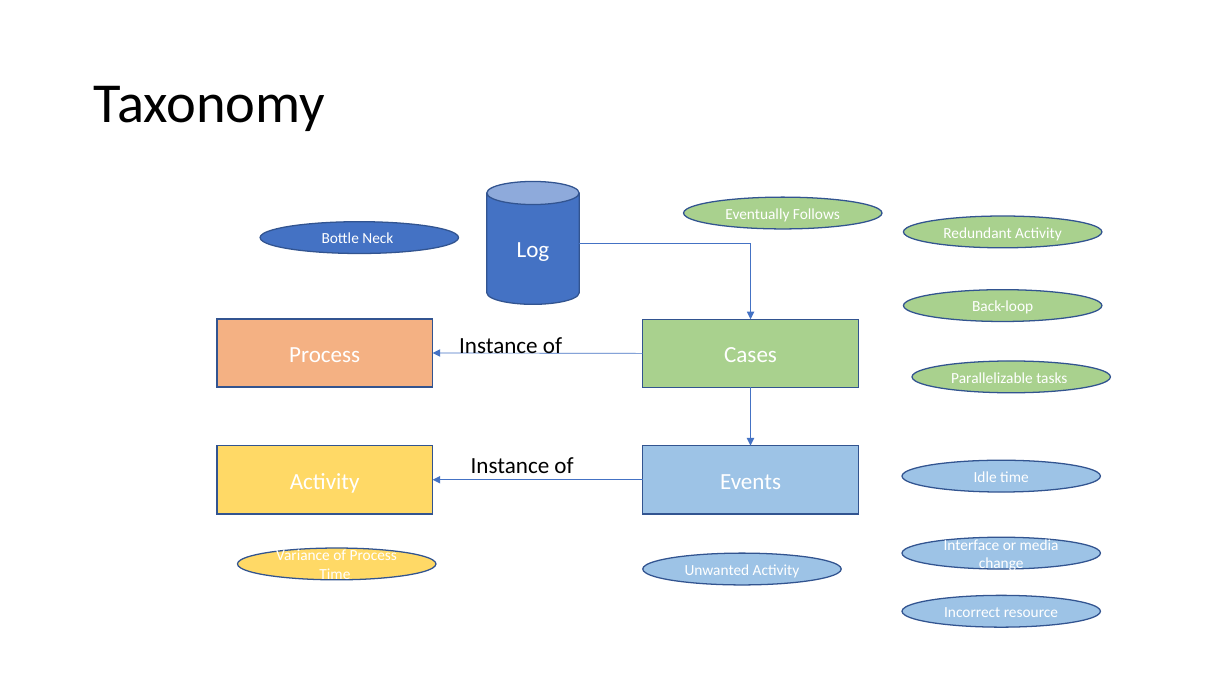
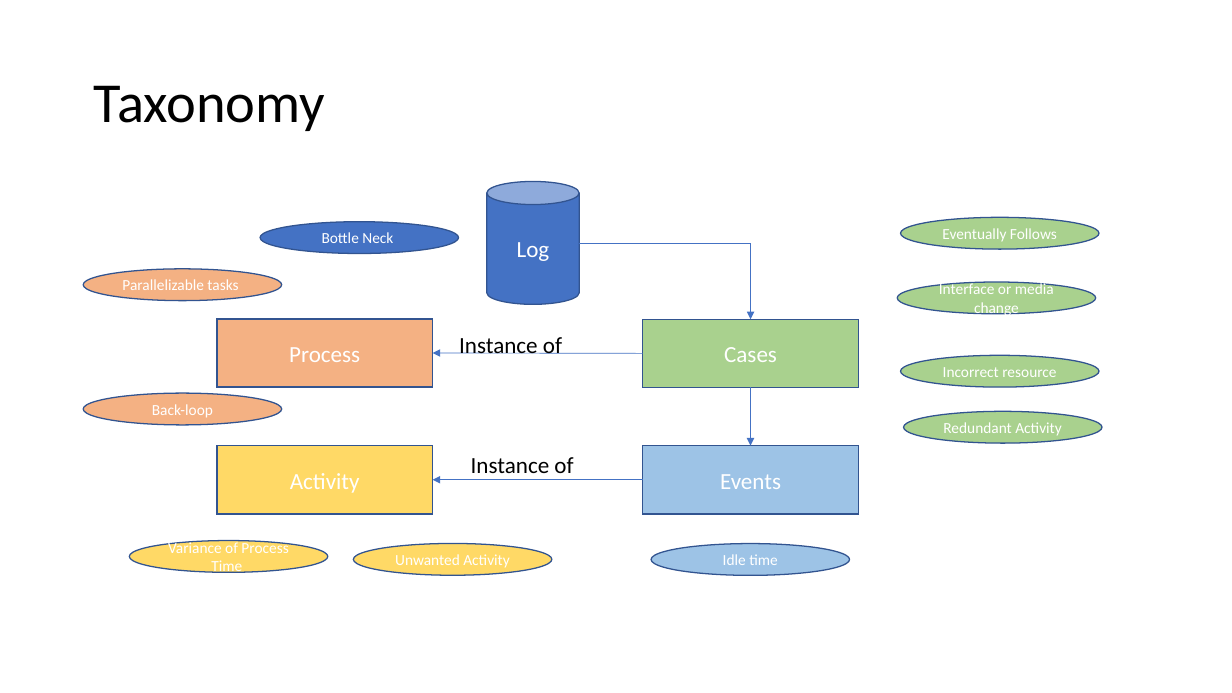
Before and after one commit to deepak-sateesh/processmining, a slide deck: slide 3 of Presentations/Presentation10.pptx. Drawn at 1232x693 pixels with LibreOffice and Linux fonts; fonts in the diff are those of the drawing. Boxes give left, top, right and bottom in pixels: in the first picture for what was removed or moved away, otherwise in the second. Text is boxed around its words. In the diff, an @@ line names an element or a change of style, - is before the commit and + after.

```diff
--- a/Presentations/Presentation10.pptx
+++ b/Presentations/Presentation10.pptx
@@ ellipse "Eventually Follows": place and size @@
-ellipse "Eventually Follows" at (684,197,883,228)
+ellipse "Eventually Follows" at (901,217,1100,249)
@@ ellipse "Parallelizable tasks" at (83,269,282,300): fill #A9D18E to #F4B183 @@
@@ ellipse "Parallelizable tasks": place and size @@
-ellipse "Parallelizable tasks" at (912,361,1111,393)
+ellipse "Parallelizable tasks" at (83,269,282,300)
@@ ellipse "Interface or media change" at (897,282,1096,313): fill #9DC3E6 to #A9D18E @@
@@ ellipse "Interface or media change": place and size @@
-ellipse "Interface or media change" at (902,537,1101,568)
+ellipse "Interface or media change" at (897,282,1096,313)
@@ ellipse "Incorrect resource": place and size @@
-ellipse "Incorrect resource" at (902,595,1101,627)
+ellipse "Incorrect resource" at (901,356,1100,387)
@@ ellipse "Incorrect resource" at (901,356,1100,387): fill #9DC3E6 to #A9D18E @@
@@ ellipse "Back-loop": place and size @@
-ellipse "Back-loop" at (904,290,1103,322)
+ellipse "Back-loop" at (83,393,282,424)
@@ ellipse "Back-loop" at (83,393,282,424): fill #A9D18E to #F4B183 @@
@@ ellipse "Redundant Activity": place and size @@
-ellipse "Redundant Activity" at (904,216,1103,248)
+ellipse "Redundant Activity" at (904,411,1103,443)
@@ ellipse "Variance of Process Time": place and size @@
-ellipse "Variance of Process Time" at (238,548,436,579)
+ellipse "Variance of Process Time" at (129,541,328,572)
@@ ellipse "Unwanted Activity": place and size @@
-ellipse "Unwanted Activity" at (643,554,842,585)
+ellipse "Unwanted Activity" at (353,543,552,575)
@@ ellipse "Unwanted Activity" at (353,543,552,575): fill #9DC3E6 to #FFD966 @@
@@ ellipse "Idle time": place and size @@
-ellipse "Idle time" at (902,460,1101,492)
+ellipse "Idle time" at (652,543,850,575)
```
Also in this commit, not shown: 1 slide added, 47 other files.
